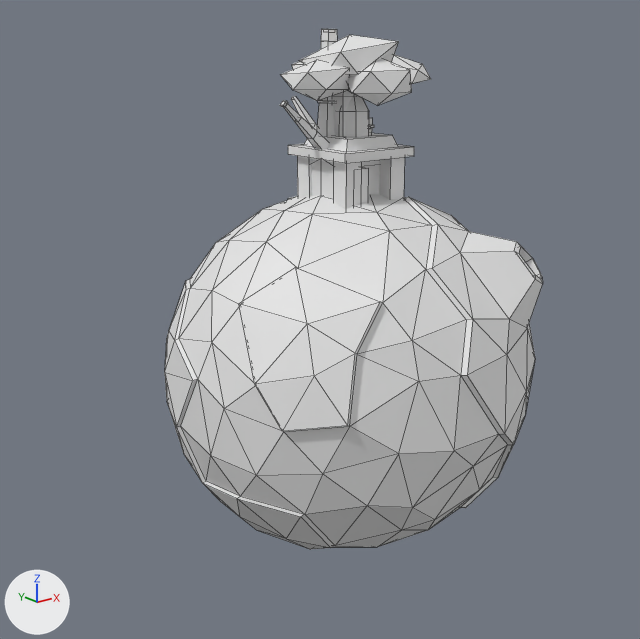
An edit to the FBX model Assets/Models/Planeta02.fbx, drawn before and after from the same camera.
The view is the same before and after, from a 50 mm lens placed at (-3.05, -3.56, 1.75), pointed at (-0.12, 0.11, 0.28). Lighting does not change. The marker at lower left points along +X, +Y and +Z. Mesh edges are drawn as thin lines. Where no turn or scale is listed for an object, it has been applied to the vertices. Vertices at the same position are counted once.

Names of what the first picture shows: 'Baobab', 'Fabrica', 'Planeta01', 'Plataforma'.
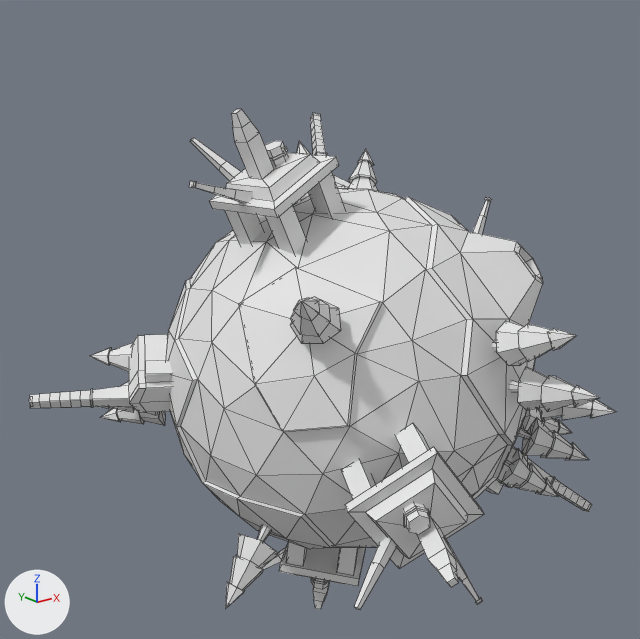
Commit message: Nuevo planeta

Location of each change, (x1, y1, x2, y2) in pixels of the pictures (640 x 639 px):
'Plataforma', reshaped, turned: before (280, 90, 414, 209); after (189, 109, 491, 610)
'AbetoS', added: after (89, 141, 616, 609)
'Fabrica', reshaped, moved, turned, rescaled: before (312, 29, 380, 203); after (29, 113, 592, 512)
'Baobab', deleted: before (280, 35, 431, 137)
part 1 of me_cubo_001, added: after (396, 423, 430, 463)
part 2 of me_cubo_001, added: after (342, 460, 376, 499)
part 3 of me_cubo_001, added: after (345, 447, 484, 587)
part 4 of me_cubo_001, added: after (403, 503, 430, 534)
part 5 of me_cubo_001, added: after (444, 537, 482, 605)
part 6 of me_cubo_001, added: after (354, 537, 397, 610)
part 7 of me_cubo_001, added: after (337, 547, 358, 575)
part 8 of me_cubo_001, added: after (287, 542, 307, 565)
part 9 of me_cubo_001, added: after (279, 542, 366, 610)
part 10 of me_cubo_001, added: after (311, 578, 330, 589)
part 11 of me_cubo_001, added: after (262, 549, 285, 570)
part 12 of me_cubo_001, added: after (473, 197, 491, 234)
part 13 of me_cubo, added: after (310, 113, 351, 187)
part 14 of me_cubo, added: after (486, 447, 592, 512)

The change, as a list of edits to the scene's bpy script:
```text
Change me_cubo_001:
    where me_cubo_001.from_pydata(...)  # 136 vertices, 114 faces; spans x -2.22..1.17, y -1.17..2.18, z 4.69..8.13
    used by ob_plataforma; location = (0.0, 0.0, 0.0); scale = (0.199, 0.199, 0.199)
    me_cubo_001 part 1: the loose piece of 8 vertices spanning x -1.0..-0.5, y 0.5..1.0, z 4.69..5.98 is copied, and the copy is multiplied about the mesh origin by the matrix ((0.178, 0.794, -0.581), (-0.149, -0.562, -0.814), (-0.973, 0.231, 0.018)); it spans x -3.25..-2.02, y -5.35..-3.95, z 0.69..1.31
    me_cubo_001 part 2: the loose piece of 8 vertices spanning x -1.0..-0.5, y 0.5..1.0, z 4.69..5.98 is copied, and the copy is multiplied about the mesh origin by the matrix ((0.794, -0.178, -0.581), (-0.562, 0.149, -0.814), (0.231, 0.973, 0.018)); it spans x -4.44..-3.21, y -4.51..-3.11, z 0.34..0.96
    me_cubo_001 part 3: the loose piece of 32 vertices spanning x -1.17..1.17, y -1.17..1.17, z 5.94..8.13 is copied, and the copy is multiplied about the mesh origin by the matrix ((-0.178, -0.794, -0.581), (0.149, 0.562, -0.814), (0.973, -0.231, 0.018)); it spans x -4.77..-2.31, y -6.72..-4.0, z -1.3..1.52
    me_cubo_001 part 4: the loose piece of 36 vertices spanning x 0.1..0.66, y -0.32..0.32, z 6.24..6.88 is copied, and the copy is multiplied about the mesh origin by the matrix ((-0.178, -0.794, -0.581), (0.149, 0.562, -0.814), (0.973, -0.231, 0.018)); it spans x -4.28..-3.48, y -5.69..-4.87, z 0.18..0.8
    me_cubo_001 part 5: the loose piece of 24 vertices spanning x -2.22..-0.67, y -0.15..0.15, z 5.97..7.42 is copied, and the copy is multiplied about the mesh origin by the matrix ((-0.178, -0.794, -0.581), (0.149, 0.562, -0.814), (0.973, -0.231, 0.018)); it spans x -3.98..-3.19, y -6.39..-4.9, z -2.04..-0.5
    me_cubo_001 part 6: the loose piece of 12 vertices spanning x -0.4..-0.1, y 0.69..2.18, z 5.97..7.35 is copied, and the copy is multiplied about the mesh origin by the matrix ((-0.178, -0.794, -0.581), (0.149, 0.562, -0.814), (0.973, -0.231, 0.018)); it spans x -5.92..-4.07, y -4.84..-4.37, z -0.67..-0.15
    me_cubo_001 part 7: the loose piece of 8 vertices spanning x -1.0..-0.5, y 0.5..1.0, z 4.69..5.98 is copied, and the copy is multiplied about the mesh origin by the matrix ((0.745, 0.457, -0.486), (0.574, -0.81, 0.119), (-0.339, -0.368, -0.866)); it spans x -3.42..-2.2, y -0.83..0.02, z -5.37..-3.91
    me_cubo_001 part 8: the loose piece of 8 vertices spanning x 0.5..1.0, y -1.0..-0.5, z 4.69..5.98 is copied, and the copy is multiplied about the mesh origin by the matrix ((-0.457, 0.745, -0.486), (0.81, 0.574, 0.119), (0.368, -0.339, -0.866)); it spans x -4.11..-2.88, y 0.39..1.23, z -4.82..-3.36
    me_cubo_001 part 9: the loose piece of 32 vertices spanning x -1.17..1.17, y -1.17..1.17, z 5.94..8.13 is copied, and the copy is multiplied about the mesh origin by the matrix ((-0.745, -0.457, -0.486), (-0.574, 0.81, 0.119), (0.339, 0.368, -0.866)); it spans x -4.41..-1.48, y -0.91..2.36, z -7.19..-4.32
    me_cubo_001 part 10: the loose piece of 36 vertices spanning x 0.1..0.66, y -0.32..0.32, z 6.24..6.88 is copied, and the copy is multiplied about the mesh origin by the matrix ((-0.745, -0.457, -0.486), (-0.574, 0.81, 0.119), (0.339, 0.368, -0.866)); it spans x -3.86..-3.08, y 0.28..0.87, z -5.95..-5.14
    me_cubo_001 part 11: the loose piece of 12 vertices spanning x -0.4..-0.1, y 0.69..2.18, z 5.97..7.35 is copied, and the copy is multiplied about the mesh origin by the matrix ((-0.745, -0.457, -0.486), (-0.574, 0.81, 0.119), (0.339, 0.368, -0.866)); it spans x -4.39..-3.01, y 1.35..2.81, z -5.69..-4.87
    me_cubo_001 part 12: the loose piece of 24 vertices spanning x -2.22..-0.67, y -0.15..0.15, z 5.97..7.42 is copied, and the copy is multiplied about the mesh origin by the matrix ((-0.178, 0.022, 0.984), (0.013, 1.0, -0.021), (-0.984, 0.009, -0.178)); it spans x 6.02..7.68, y -0.29..0.02, z -0.45..0.88
Change me_cubo:
    where me_cubo.from_pydata(...)  # 88 vertices, 84 faces; spans x -1.77..1.77, y -1.65..1.0, z 0.0..7.41
    used by ob_fabrica; location = (0.025, 0.0, 0.947); scale = (0.116, 0.116, 0.116)
    me_cubo part 13: the loose piece of 86 vertices spanning x -1.77..1.77, y -1.65..1.0, z 0.0..7.41 is copied, and the copy is multiplied about its middle by the matrix ((0.271, -0.037, 0.962), (0.94, -0.204, -0.273), (0.206, 0.978, -0.021)), then moved by (12.16, -2.88, -13.34); it spans x 8.06..15.49, y -5.62..-0.39, z -11.19..-7.9
    me_cubo part 14: the loose piece of 86 vertices spanning x -1.77..1.77, y -1.65..1.0, z 0.0..7.41 is copied, and the copy is multiplied about its middle by the matrix ((0.631, 0.689, -0.356), (0.763, -0.471, 0.442), (0.136, -0.551, -0.824)), then moved by (-4.87, 6.32, -23.14); it spans x -6.51..-1.52, y 2.38..6.91, z -23.29..-15.73
Change ob_plataforma:
    ob_plataforma.rotation_euler: (0.0, 0.0, 0.0) -> (-0.0378, -0.442, 0.146)  # degrees (0, 0, 0) -> degrees (-2.2, -25, 8.4)
Remove ob_baobab:
    ob_baobab = bpy.data.objects.new('Baobab', me_cilindro_001)
Change ob_fabrica:
    ob_fabrica.location: (0.025, 0.0, 0.947) -> (-0.827, 0.46, 0.035)
    ob_fabrica.rotation_euler: (0.0, 0.0, 0.0) -> (-1.544, -0.524, 1.073)  # degrees (0, 0, 0) -> degrees (-88, -30, 61)
    ob_fabrica.scale: (0.116, 0.116, 0.116) -> (0.104, 0.104, 0.104)
Add ob_abetos:
    ob_abetos = bpy.data.objects.new('AbetoS', me_cilindro_002)  # 1050 vertices, 1029 faces; spans x -1.25..1.17, y -1.4..1.34, z -0.94..1.17; in mat_texturas (white #e7e7e7)
    ob_abetos.location = (0.0, 0.0, 0.0)
```
